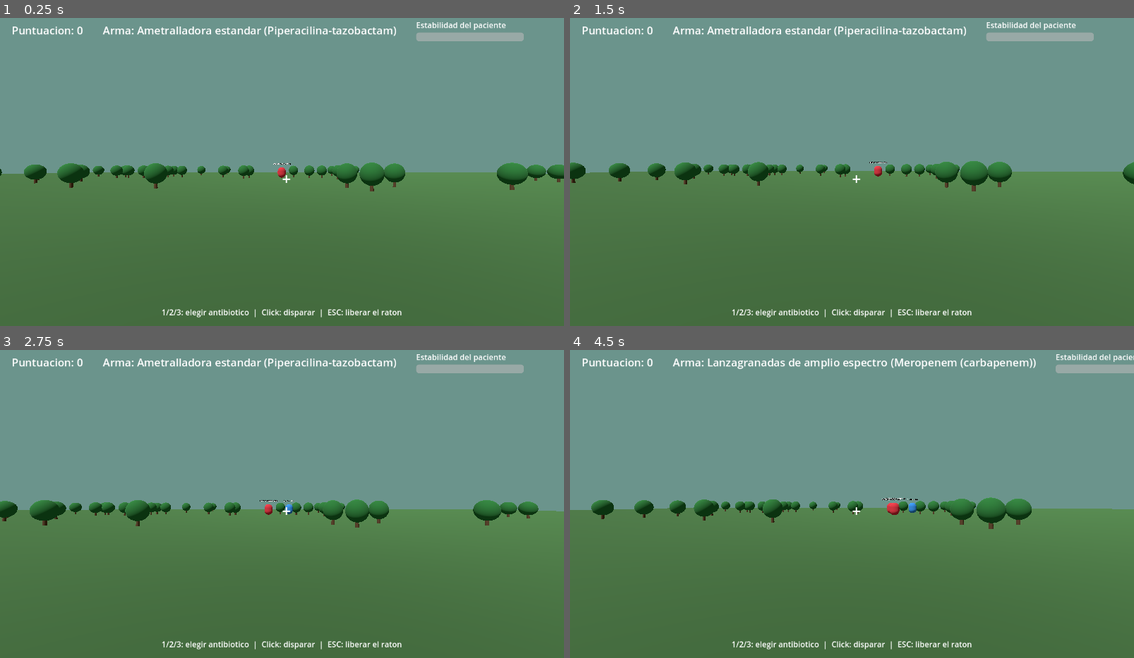
Above: before the commit, frames 1-4 (two rows, left to right).
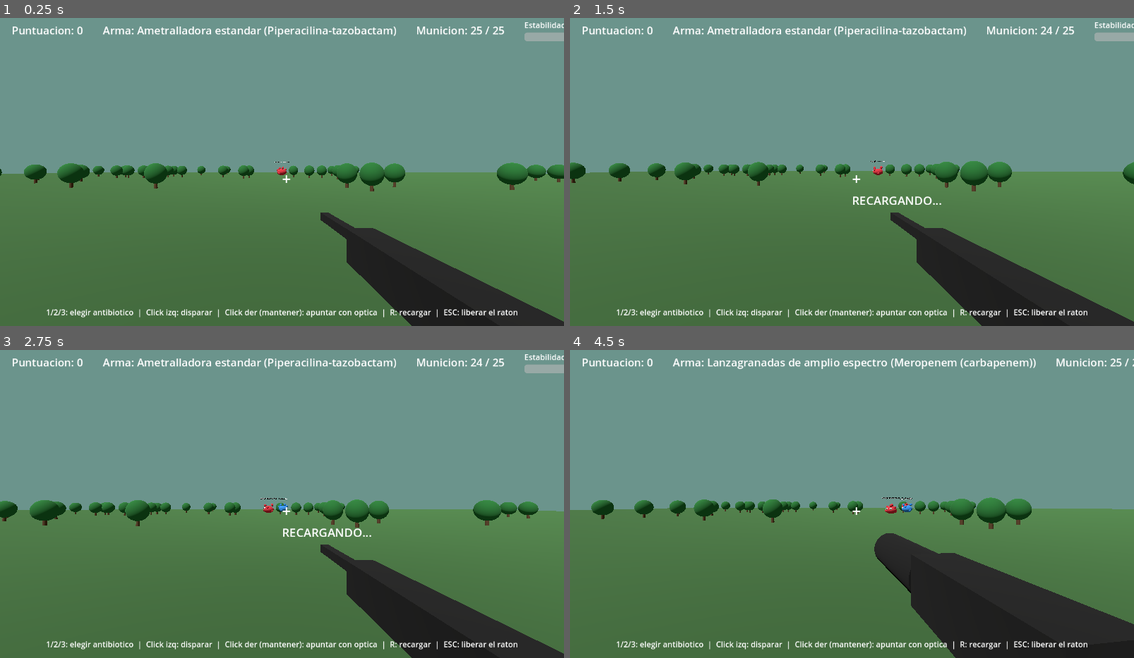
Above: after the commit, the same moments.

Repository: alvariitoSW/simulador-uci-3d
Game: Godot game, scene res://scenes/main.tscn
Same seed, same stepped clock (60 frames per second), same inputs: the game is played once before the commit and once after it.
Inputs (mouse positions are in pixels of both pictures, inside the frame that each line leads up to):
- Up to frame 1 (0.25 s): no input
- Up to frame 2 (1.5 s): tap Enter at 0.5 s; move the mouse to (880, 165) at 0.52 s; tap R at 0.6, 1.35 s; click (880, 165) at 0.67 s; tap Space at 1.25 s; move the mouse to (823, 168) at 1.27 s; click (823, 168) at 1.42 s
- Up to frame 3 (2.75 s): tap Enter at 2 s; move the mouse to (293, 494) at 2.02 s; tap 1 at 2.1 s; click (293, 494) at 2.17 s; tap R at 2.3 s
- Up to frame 4 (4.5 s): move the mouse to (846, 504) at 2.77 s; tap 2 at 2.85 s; click (846, 504) at 2.92 s; tap R at 3.05, 3.8, 4.35 s; tap Space at 3.5 s; move the mouse to (891, 504) at 3.52 s; tap 3 at 3.6 s; click (891, 504) at 3.67 s; tap Enter at 4.25 s; move the mouse to (806, 494) at 4.27 s; click (806, 494) at 4.42 s

The runs differ from the first frame. In frame 1, 8.0% of the frame differs, in the area x 8-100%, y 1-100%; in frame 2, 8.2%; in frame 3, 8.3%; in frame 4, 11%.

Commit message:
Cabina de helicoptero, arma visible, apuntado, municion y microorganismos-criatura
En respuesta a probar el primer prototipo:

- Cabina/marco de puerta de helicoptero visible y fijo en el mundo (no rota
  con la camara), para sentir que disparas desde dentro del aparato. El
  giro de la vista ahora esta limitado a +-70 grados, como un artillero
  real, en vez de poder dar la vuelta completa.
- Arma en pantalla (viewmodel) que cambia de forma segun el antibiotico
  equipado: ametralladora, rifle de precision o lanzagranadas.
- Apuntado de cadera vs. optica (click derecho mantenido): reduce el campo
  de vision, la sensibilidad del raton y la dispersion del disparo.
- Municion y recarga por arma (cargador, cadencia y tiempo de recarga
  distintos por antibiotico) con indicador en el HUD.
- Dispersion de disparo real (cada arma tiene su propia precision de
  cadera/optica), en vez de un raycast perfecto.
- Los microorganismos ahora tienen aspecto de criatura (cuerpo con bultos
  y ojos en vez de una capsula lisa) y avanzan hacia el helicoptero: si
  llegan sin haber sido neutralizados, "escapan" y penalizan mas la
  estabilidad del paciente que un mal tratamiento.

Validado con el binario headless de Godot 4.3 durante una oleada completa
(~40s) sin errores de script.

Co-Authored-By: Claude Sonnet 5 <noreply@anthropic.com>
Claude-Session: https://claude.ai/code/session_01NzvQuAGmBQ94iChg5CU2ab

Diff:
--- a/scripts/game_manager.gd
+++ b/scripts/game_manager.gd
@@ -7,6 +7,10 @@
 ## SEIMC-SEHH 2020): cada antibiotico solo tiene cobertura fuerte contra ciertas
 ## categorias de microorganismo, igual que en la practica clinica. Acertar la
 ## cobertura = arma potente y precisa; fallarla = arma debil.
+##
+## Cada antibiotico tiene ademas su propia identidad como arma (cargador, cadencia,
+## precision de cadera/mira) para que elegirlo tambien sea una decision de estilo de
+## juego, no solo de cobertura clinica.
 
 signal score_changed(new_score: int)
 signal weapon_changed(weapon_id: String)
@@ -18,16 +22,31 @@
 		"label": "Piperacilina-tazobactam",
 		"weapon_name": "Ametralladora estandar",
 		"strong_vs": ["gram_negativo_sensible"],
+		"magazine_size": 25,
+		"reload_time": 1.6,
+		"fire_rate": 0.12,
+		"spread_hip_deg": 4.0,
+		"spread_ads_deg": 1.0,
 	},
 	"vancomicina": {
 		"label": "Vancomicina",
-		"weapon_name": "Escopeta de precision",
+		"weapon_name": "Rifle de precision",
 		"strong_vs": ["gram_positivo"],
+		"magazine_size": 6,
+		"reload_time": 2.0,
+		"fire_rate": 0.5,
+		"spread_hip_deg": 2.0,
+		"spread_ads_deg": 0.3,
 	},
 	"meropenem": {
 		"label": "Meropenem (carbapenem)",
 		"weapon_name": "Lanzagranadas de amplio espectro",
 		"strong_vs": ["gram_negativo_mdr", "gram_negativo_sensible"],
+		"magazine_size": 4,
+		"reload_time": 2.6,
+		"fire_rate": 0.9,
+		"spread_hip_deg": 7.0,
+		"spread_ads_deg": 2.0,
 	},
 }
 
@@ -48,6 +67,7 @@
 
 const WEAK_HIT_DAMAGE := 8.0
 const PATIENT_DAMAGE_PER_WRONG_KILL := 6.0
+const PATIENT_DAMAGE_PER_ESCAPE := 12.0
 
 var score: int = 0
 var current_weapon: String = "pip_tazo"
--- a/scripts/hud.gd
+++ b/scripts/hud.gd
@@ -1,11 +1,15 @@
 extends CanvasLayer
 class_name GameHUD
 ## Interfaz construida enteramente por codigo (sin escena .tscn propia): puntuacion,
-## arma/antibiotico equipado, barra de estabilidad del paciente y pantalla de resultados.
+## arma/antibiotico equipado, municion, barra de estabilidad del paciente, mira
+## (cadera/optica) y pantalla de resultados.
 
 var _score_label: Label
 var _weapon_label: Label
+var _ammo_label: Label
+var _reload_label: Label
 var _health_bar: ProgressBar
+var _crosshair: Label
 var _results_panel: Control
 
 
@@ -40,6 +44,10 @@
 	_weapon_label.add_theme_font_size_override("font_size", 22)
 	row.add_child(_weapon_label)
 
+	_ammo_label = Label.new()
+	_ammo_label.add_theme_font_size_override("font_size", 22)
+	row.add_child(_ammo_label)
+
 	var health_box := VBoxContainer.new()
 	var health_title := Label.new()
 	health_title.text = "Estabilidad del paciente"
@@ -52,14 +60,23 @@
 	health_box.add_child(_health_bar)
 	row.add_child(health_box)
 
-	var crosshair := Label.new()
-	crosshair.text = "+"
-	crosshair.add_theme_font_size_override("font_size", 32)
-	crosshair.set_anchors_preset(Control.PRESET_CENTER)
-	add_child(crosshair)
+	_crosshair = Label.new()
+	_crosshair.text = "+"
+	_crosshair.add_theme_font_size_override("font_size", 32)
+	_crosshair.set_anchors_preset(Control.PRESET_CENTER)
+	add_child(_crosshair)
+
+	_reload_label = Label.new()
+	_reload_label.text = "RECARGANDO..."
+	_reload_label.add_theme_font_size_override("font_size", 24)
+	_reload_label.set_anchors_preset(Control.PRESET_CENTER)
+	_reload_label.position += Vector2(0, 50)
+	_reload_label.visible = false
+	add_child(_reload_label)
 
 	var help := Label.new()
-	help.text = "1/2/3: elegir antibiotico  |  Click: disparar  |  ESC: liberar el raton"
+	help.text = ("1/2/3: elegir antibiotico  |  Click izq: disparar  |  " +
+		"Click der (mantener): apuntar con optica  |  R: recargar  |  ESC: liberar el raton")
 	help.set_anchors_preset(Control.PRESET_BOTTOM_WIDE)
 	help.position.y -= 40
 	help.horizontal_alignment = HORIZONTAL_ALIGNMENT_CENTER
@@ -77,6 +94,20 @@
 
 func _on_health_changed(new_health: float) -> void:
 	_health_bar.value = new_health
+
+
+func update_ammo(current: int, max_ammo: int, reloading: bool) -> void:
+	_ammo_label.text = "Municion: %d / %d" % [current, max_ammo]
+	_reload_label.visible = reloading
+
+
+func set_aiming(is_aiming: bool) -> void:
+	if is_aiming:
+		_crosshair.text = "."
+		_crosshair.add_theme_font_size_override("font_size", 16)
+	else:
+		_crosshair.text = "+"
+		_crosshair.add_theme_font_size_override("font_size", 32)
 
 
 func show_results(won: bool) -> void:
--- a/scripts/main.gd
+++ b/scripts/main.gd
@@ -1,17 +1,29 @@
 extends Node3D
-## Escena principal del prototipo: construye el entorno low-poly, la camara tipo
-## torreta, genera oleadas de microorganismos y resuelve el disparo (raycast) contra
-## el antibiotico equipado. Todo el arbol de nodos se construye por codigo.
+## Escena principal del prototipo: construye el entorno low-poly, la cabina del
+## helicoptero (marco de puerta visible), la camara tipo torreta con arma en pantalla,
+## genera oleadas de microorganismos y resuelve el disparo (raycast con dispersion)
+## contra el antibiotico equipado. Todo el arbol de nodos se construye por codigo.
 
 @export var spawn_interval: float = 2.2
 @export var wave_size: int = 10
+
+const YAW_LIMIT_DEG := 70.0
+const PITCH_MIN_DEG := -35.0
+const PITCH_MAX_DEG := 18.0
+const HIP_FOV := 70.0
+const ADS_FOV := 35.0
 
 var _spawn_timer: float = 0.0
 var _spawned_count: int = 0
 var _hud: GameHUD
 var _camera: Camera3D
+var _weapon_view: Node3D
 var _yaw: float = 0.0
 var _pitch: float = 0.0
+var _is_aiming: bool = false
+var _current_ammo: int = 1
+var _is_reloading: bool = false
+var _fire_cooldown: float = 0.0
 var _rng := RandomNumberGenerator.new()
 
 
@@ -19,13 +31,16 @@
 	GameManager.reset_run()
 	GameManager.targets_total = wave_size
 	GameManager.game_over.connect(_on_game_over)
+	GameManager.weapon_changed.connect(_on_weapon_changed)
 
 	_rng.randomize()
 	_build_environment()
 	_build_camera_rig()
+	_build_cockpit()
 
 	_hud = GameHUD.new()
 	add_child(_hud)
+	_on_weapon_changed(GameManager.current_weapon)
 
 	Input.mouse_mode = Input.MOUSE_MODE_CAPTURED
 
@@ -102,9 +117,111 @@
 func _build_camera_rig() -> void:
 	_camera = Camera3D.new()
 	_camera.position = Vector3(0, 2.2, 6)
-	_camera.fov = 70
+	_camera.fov = HIP_FOV
 	add_child(_camera)
 	_camera.current = true
+
+
+func _make_box(size: Vector3, mat: StandardMaterial3D) -> MeshInstance3D:
+	var mesh_instance := MeshInstance3D.new()
+	var box := BoxMesh.new()
+	box.size = size
+	mesh_instance.mesh = box
+	mesh_instance.material_override = mat
+	return mesh_instance
+
+
+func _build_cockpit() -> void:
+	# Marco de la puerta lateral de un helicoptero de transporte, fijo en el espacio
+	# del mundo (no rota con la camara) para que se sienta como parte del fuselaje
+	# mientras giras la vista dentro de el, igual que en un helicoptero real.
+	var rig := Node3D.new()
+	rig.position = Vector3(0, 2.2, 6)
+	add_child(rig)
+
+	var frame_mat := StandardMaterial3D.new()
+	frame_mat.albedo_color = Color(0.18, 0.2, 0.14)
+
+	var interior_mat := StandardMaterial3D.new()
+	interior_mat.albedo_color = Color(0.1, 0.11, 0.09)
+
+	var left_pillar := _make_box(Vector3(0.18, 2.6, 0.18), frame_mat)
+	left_pillar.position = Vector3(-1.7, 0.2, -0.4)
+	rig.add_child(left_pillar)
+
+	var right_pillar := _make_box(Vector3(0.18, 2.6, 0.18), frame_mat)
+	right_pillar.position = Vector3(1.7, 0.2, -0.4)
+	rig.add_child(right_pillar)
+
+	var top_bar := _make_box(Vector3(3.6, 0.18, 0.18), frame_mat)
+	top_bar.position = Vector3(0, 1.5, -0.4)
+	rig.add_child(top_bar)
+
+	# Peto/salpicadero inferior, como si estuvieras asomado por la puerta lateral.
+	var lower_panel := _make_box(Vector3(3.6, 0.9, 0.3), interior_mat)
+	lower_panel.position = Vector3(0, -1.35, -0.3)
+	rig.add_child(lower_panel)
+
+	# Soporte del arma de puerta (decorativo).
+	var mount := _make_box(Vector3(0.15, 0.5, 0.15), frame_mat)
+	mount.position = Vector3(0.5, -0.75, -0.5)
+	rig.add_child(mount)
+
+
+func _build_weapon_view(weapon_id: String) -> void:
+	if _weapon_view:
+		_weapon_view.queue_free()
+		_weapon_view = null
+
+	var rig := Node3D.new()
+	rig.position = Vector3(0.32, -0.28, -0.55)
+	rig.rotation_degrees = Vector3(0, 8, 0)
+	_camera.add_child(rig)
+	_weapon_view = rig
+
+	var body_mat := StandardMaterial3D.new()
+	body_mat.albedo_color = Color(0.08, 0.08, 0.08)
+
+	match weapon_id:
+		"vancomicina":
+			var body := _make_box(Vector3(0.12, 0.14, 0.35), body_mat)
+			rig.add_child(body)
+			var barrel := _make_box(Vector3(0.07, 0.07, 0.4), body_mat)
+			barrel.position = Vector3(0, 0.0, -0.4)
+			rig.add_child(barrel)
+		"meropenem":
+			var body := _make_box(Vector3(0.16, 0.18, 0.5), body_mat)
+			rig.add_child(body)
+			var barrel := MeshInstance3D.new()
+			var barrel_cyl := CylinderMesh.new()
+			barrel_cyl.top_radius = 0.09
+			barrel_cyl.bottom_radius = 0.09
+			barrel_cyl.height = 0.5
+			barrel.mesh = barrel_cyl
+			barrel.material_override = body_mat
+			barrel.rotation_degrees = Vector3(90, 0, 0)
+			barrel.position = Vector3(0, 0.0, -0.5)
+			rig.add_child(barrel)
+		_: # pip_tazo por defecto
+			var body := _make_box(Vector3(0.1, 0.12, 0.55), body_mat)
+			rig.add_child(body)
+			var barrel := _make_box(Vector3(0.04, 0.04, 0.45), body_mat)
+			barrel.position = Vector3(0, 0.02, -0.45)
+			rig.add_child(barrel)
+
+
+func _current_weapon_data() -> Dictionary:
+	return GameManager.ANTIBIOTICS.get(GameManager.current_weapon, {})
+
+
+func _on_weapon_changed(weapon_id: String) -> void:
+	_is_reloading = false
+	var data: Dictionary = GameManager.ANTIBIOTICS.get(weapon_id, {})
+	_current_ammo = data.get("magazine_size", 1)
+	_fire_cooldown = 0.0
+	_build_weapon_view(weapon_id)
+	if _hud:
+		_hud.update_ammo(_current_ammo, data.get("magazine_size", 1), false)
 
 
 func _process(delta: float) -> void:
@@ -114,6 +231,12 @@
 		_spawn_target()
 		_spawned_count += 1
 
+	if _fire_cooldown > 0.0:
+		_fire_cooldown -= delta
+
+	var target_fov := ADS_FOV if _is_aiming else HIP_FOV
+	_camera.fov = lerp(_camera.fov, target_fov, delta * 8.0)
+
 
 func _spawn_target() -> void:
 	var pathogen_ids: Array = GameManager.PATHOGENS.keys()
@@ -125,6 +248,7 @@
 	var z := _rng.randf_range(-40, -20)
 	target.setup(pathogen_id, Vector3(x, 1.5, z))
 	target.killed.connect(_on_target_killed)
+	target.escaped.connect(_on_target_escaped)
 
 
 func _on_target_killed(was_correct: bool) -> void:
@@ -132,10 +256,16 @@
 		GameManager.damage_patient(GameManager.PATIENT_DAMAGE_PER_WRONG_KILL)
 
 
+func _on_target_escaped() -> void:
+	GameManager.damage_patient(GameManager.PATIENT_DAMAGE_PER_ESCAPE)
+	GameManager.register_kill()
+
+
 func _unhandled_input(event: InputEvent) -> void:
 	if event is InputEventMouseMotion and Input.mouse_mode == Input.MOUSE_MODE_CAPTURED:
-		_yaw -= event.relative.x * 0.002
-		_pitch = clamp(_pitch - event.relative.y * 0.002, -0.6, 0.3)
+		var sensitivity := 0.0009 if _is_aiming else 0.002
+		_yaw = clamp(_yaw - event.relative.x * sensitivity, deg_to_rad(-YAW_LIMIT_DEG), deg_to_rad(YAW_LIMIT_DEG))
+		_pitch = clamp(_pitch - event.relative.y * sensitivity, deg_to_rad(PITCH_MIN_DEG), deg_to_rad(PITCH_MAX_DEG))
 		_camera.rotation = Vector3(_pitch, _yaw, 0)
 
 	if event is InputEventKey and event.pressed and not event.echo:
@@ -145,20 +275,70 @@
 			GameManager.set_weapon("vancomicina")
 		elif event.keycode == KEY_3:
 			GameManager.set_weapon("meropenem")
+		elif event.keycode == KEY_R:
+			_try_reload()
 		elif event.keycode == KEY_ESCAPE:
 			Input.mouse_mode = Input.MOUSE_MODE_VISIBLE
 
-	if event is InputEventMouseButton and event.pressed and event.button_index == MOUSE_BUTTON_LEFT:
-		if Input.mouse_mode == Input.MOUSE_MODE_CAPTURED:
-			_shoot()
-		else:
-			Input.mouse_mode = Input.MOUSE_MODE_CAPTURED
+	if event is InputEventMouseButton and event.pressed:
+		if event.button_index == MOUSE_BUTTON_LEFT:
+			if Input.mouse_mode == Input.MOUSE_MODE_CAPTURED:
+				_shoot()
+			else:
+				Input.mouse_mode = Input.MOUSE_MODE_CAPTURED
+	if event is InputEventMouseButton and event.button_index == MOUSE_BUTTON_RIGHT:
+		_is_aiming = event.pressed
+		_hud.set_aiming(_is_aiming)
+
+
+func _try_reload() -> void:
+	if _is_reloading:
+		return
+	var mag_size: int = _current_weapon_data().get("magazine_size", 1)
+	if _current_ammo >= mag_size:
+		return
+	_start_reload()
+
+
+func _start_reload() -> void:
+	_is_reloading = true
+	var data := _current_weapon_data()
+	var reload_time: float = data.get("reload_time", 1.5)
+	var mag_size: int = data.get("magazine_size", 1)
+	_hud.update_ammo(_current_ammo, mag_size, true)
+	await get_tree().create_timer(reload_time).timeout
+	# Si el jugador cambio de arma mientras recargaba, _on_weapon_changed ya
+	# reseteo el estado: no pisar esa recarga nueva con la de un arma antigua.
+	if not _is_reloading:
+		return
+	_current_ammo = mag_size
+	_is_reloading = false
+	_hud.update_ammo(_current_ammo, mag_size, false)
 
 
 func _shoot() -> void:
+	if _is_reloading or _fire_cooldown > 0.0:
+		return
+	if _current_ammo <= 0:
+		_try_reload()
+		return
+
+	var data := _current_weapon_data()
+	_fire_cooldown = data.get("fire_rate", 0.3)
+	_current_ammo -= 1
+	_hud.update_ammo(_current_ammo, data.get("magazine_size", 1), false)
+
+	var spread_deg: float = data.get("spread_ads_deg", 1.0) if _is_aiming else data.get("spread_hip_deg", 5.0)
+	var spread_rad := deg_to_rad(spread_deg)
+	var rand_yaw := _rng.randf_range(-spread_rad, spread_rad)
+	var rand_pitch := _rng.randf_range(-spread_rad, spread_rad)
+	var spread_basis := Basis(Vector3.UP, rand_yaw) * Basis(Vector3.RIGHT, rand_pitch)
+	var forward: Vector3 = -_camera.global_transform.basis.z
+	var direction: Vector3 = spread_basis * forward
+
 	var space_state := get_world_3d().direct_space_state
 	var from := _camera.global_transform.origin
-	var to := from + (-_camera.global_transform.basis.z) * 100.0
+	var to := from + direction * 100.0
 	var query := PhysicsRayQueryParameters3D.create(from, to)
 	query.collide_with_areas = true
 	query.collide_with_bodies = false
@@ -168,6 +348,9 @@
 		if collider is PathogenTarget:
 			collider.hit(GameManager.current_weapon)
 
+	if _current_ammo <= 0:
+		_start_reload()
+
 
 func _on_game_over(won: bool) -> void:
 	Input.mouse_mode = Input.MOUSE_MODE_VISIBLE
--- a/scripts/target.gd
+++ b/scripts/target.gd
@@ -1,51 +1,119 @@
 extends Area3D
 class_name PathogenTarget
-## Un objetivo (microorganismo) que hay que "disparar" con el antibiotico correcto.
-## Se crea enteramente por codigo desde main.gd (no tiene escena .tscn propia):
-## setup() construye su propia malla, etiqueta y forma de colision.
+## Un microorganismo objetivo, con aspecto de criatura (cuerpo con bultos + ojos),
+## que avanza lentamente hacia el helicoptero. Se crea enteramente por codigo desde
+## main.gd: setup() construye su propia malla, etiqueta y forma de colision.
 
 signal killed(was_correct: bool)
+signal escaped
+
+@export var speed: float = 1.2
+@export var escape_z: float = 4.5
 
 var pathogen_id: String = ""
 var health: float = 30.0
 var _material: StandardMaterial3D
+var _base_y: float = 0.0
+var _time: float = 0.0
+var _resolved: bool = false
 
 
 func setup(p_pathogen_id: String, spawn_position: Vector3) -> void:
 	pathogen_id = p_pathogen_id
 	position = spawn_position
+	_base_y = spawn_position.y
 	collision_layer = 2
 	collision_mask = 0
 
 	var data: Dictionary = GameManager.PATHOGENS.get(pathogen_id, {})
-
-	var mesh_instance := MeshInstance3D.new()
-	var mesh := CapsuleMesh.new()
-	mesh.radius = 0.6
-	mesh.height = 1.6
-	mesh_instance.mesh = mesh
 	_material = StandardMaterial3D.new()
 	_material.albedo_color = data.get("color", Color.WHITE)
-	mesh_instance.material_override = _material
-	add_child(mesh_instance)
+
+	_build_monster_body()
 
 	var label := Label3D.new()
 	label.text = String(data.get("label", pathogen_id))
-	label.position = Vector3(0, 1.3, 0)
-	label.font_size = 48
+	label.position = Vector3(0, 1.5, 0)
+	label.font_size = 40
 	label.no_depth_test = true
 	label.billboard = BaseMaterial3D.BILLBOARD_ENABLED
 	add_child(label)
 
 	var collision := CollisionShape3D.new()
-	var shape := CapsuleShape3D.new()
-	shape.radius = 0.6
-	shape.height = 1.6
+	var shape := SphereShape3D.new()
+	shape.radius = 0.75
 	collision.shape = shape
 	add_child(collision)
 
 
+func _build_monster_body() -> void:
+	var body := MeshInstance3D.new()
+	var body_mesh := SphereMesh.new()
+	body_mesh.radius = 0.7
+	body_mesh.height = 1.1
+	body.mesh = body_mesh
+	body.scale = Vector3(1.0, 0.85, 1.0)
+	body.material_override = _material
+	add_child(body)
+
+	# Bultos/verrugas alrededor del cuerpo, para que lea como criatura organica en
+	# vez de una forma geometrica limpia. Usamos esferas (no conos) para no tener
+	# que resolver su orientacion exacta hacia fuera.
+	var wart_positions := [
+		Vector3(0.55, 0.35, 0.1), Vector3(-0.55, 0.3, -0.15),
+		Vector3(0.1, 0.6, 0.5), Vector3(-0.2, 0.55, -0.45),
+		Vector3(0.35, -0.1, -0.55), Vector3(-0.4, -0.2, 0.4),
+	]
+	for wart_pos in wart_positions:
+		var wart := MeshInstance3D.new()
+		var wart_mesh := SphereMesh.new()
+		wart_mesh.radius = 0.18
+		wart_mesh.height = 0.36
+		wart.mesh = wart_mesh
+		wart.material_override = _material
+		wart.position = wart_pos
+		add_child(wart)
+
+	var eye_mat := StandardMaterial3D.new()
+	eye_mat.albedo_color = Color(0.95, 0.95, 0.9)
+	var pupil_mat := StandardMaterial3D.new()
+	pupil_mat.albedo_color = Color(0.05, 0.05, 0.05)
+
+	for side in [-1.0, 1.0]:
+		var eye := MeshInstance3D.new()
+		var eye_mesh := SphereMesh.new()
+		eye_mesh.radius = 0.14
+		eye_mesh.height = 0.28
+		eye.mesh = eye_mesh
+		eye.material_override = eye_mat
+		eye.position = Vector3(side * 0.28, 0.15, -0.55)
+		add_child(eye)
+
+		var pupil := MeshInstance3D.new()
+		var pupil_mesh := SphereMesh.new()
+		pupil_mesh.radius = 0.06
+		pupil_mesh.height = 0.12
+		pupil.mesh = pupil_mesh
+		pupil.material_override = pupil_mat
+		pupil.position = Vector3(side * 0.28, 0.15, -0.66)
+		add_child(pupil)
+
+
+func _process(delta: float) -> void:
+	if _resolved:
+		return
+	_time += delta
+	position.z += speed * delta
+	position.y = _base_y + sin(_time * 2.5) * 0.12
+	rotation.y += delta * 0.6
+
+	if position.z >= escape_z:
+		_escape()
+
+
 func hit(weapon_id: String) -> void:
+	if _resolved:
+		return
 	var effective: bool = GameManager.is_effective(weapon_id, pathogen_id)
 	if effective:
 		_die(true)
@@ -66,5 +134,12 @@
 
 
 func _die(was_correct: bool) -> void:
+	_resolved = true
 	killed.emit(was_correct)
 	queue_free()
+
+
+func _escape() -> void:
+	_resolved = true
+	escaped.emit()
+	queue_free()
